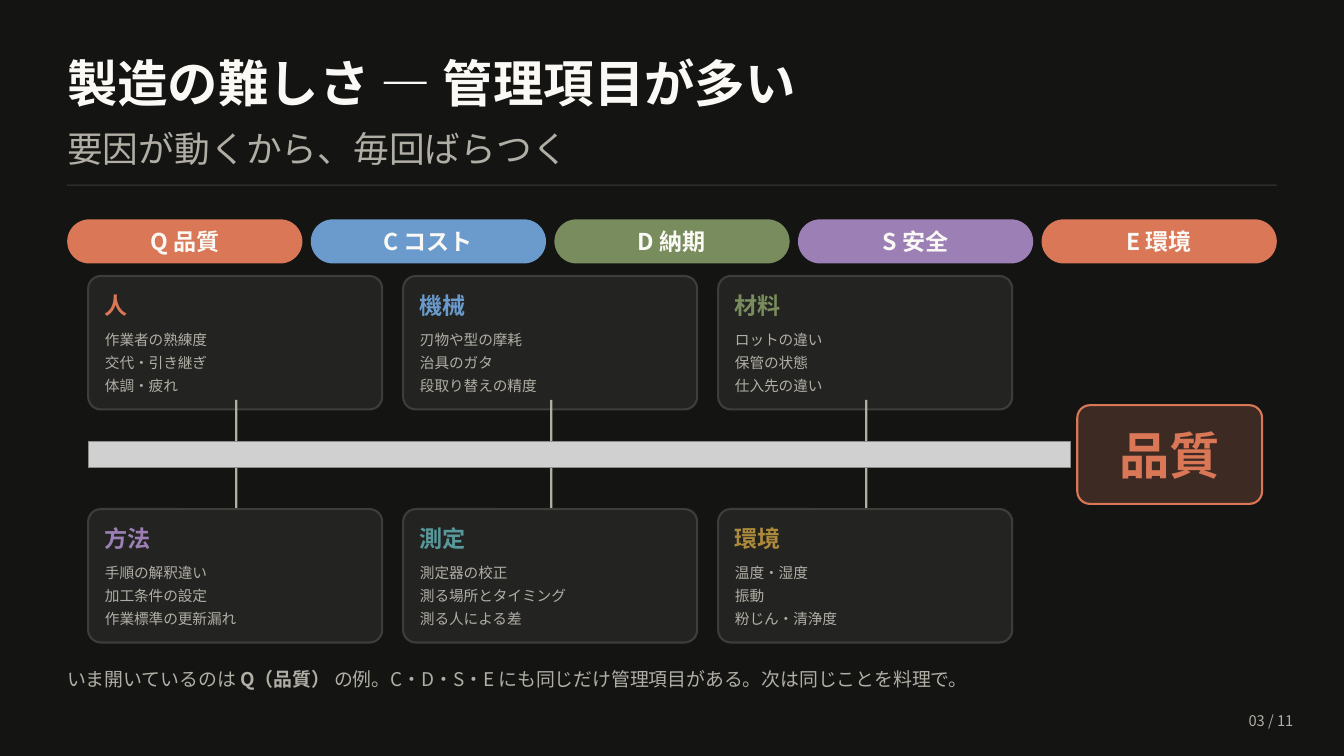
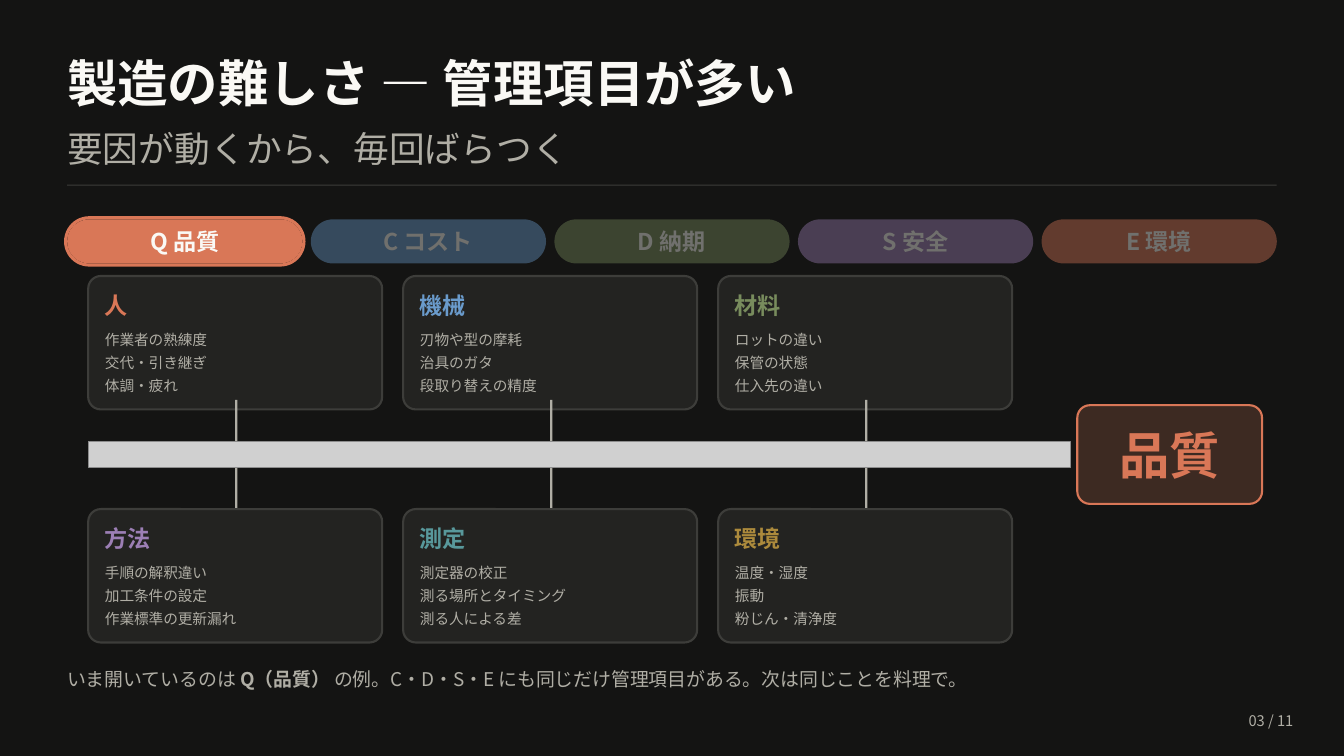
Before and after one commit to takased1030/seminar-slides, a slide deck: slide 3 of 20260825_human-digital-mfg/slides.pptx. Drawn at 1344x756 pixels with LibreOffice and Linux fonts; fonts in the diff are those of the drawing; grey boxes stand for pictures. Boxes give left, top, right and bottom in pixels: in the first picture for what was removed or moved away, otherwise in the second. Text is boxed around its words. In the diff, an @@ line names an element or a change of style, - is before the commit and + after.

```diff
--- a/20260825_human-digital-mfg/slides.pptx
+++ b/20260825_human-digital-mfg/slides.pptx
@@ rounded rectangle added at (66,218,303,265), outline #D97757 2.25 pt @@
@@ rounded rectangle at (311,220,545,264): fill #6A9BCC to #6A9BCC at 40% opacity @@
@@ rounded rectangle at (555,220,789,264): fill #788C5D to #788C5D at 40% opacity @@
@@ rounded rectangle at (799,220,1033,264): fill #9C7FB5 to #9C7FB5 at 40% opacity @@
@@ rounded rectangle at (1042,220,1276,264): fill #D97757 to #D97757 at 40% opacity @@
@@ text colour #FAF9F5 to #70706D in 4 elements at (384,232,473,251), (638,231,706,252), (883,231,948,252), (1126,231,1192,252) @@
```
Also in this commit, not shown: 5 other slides changed.
